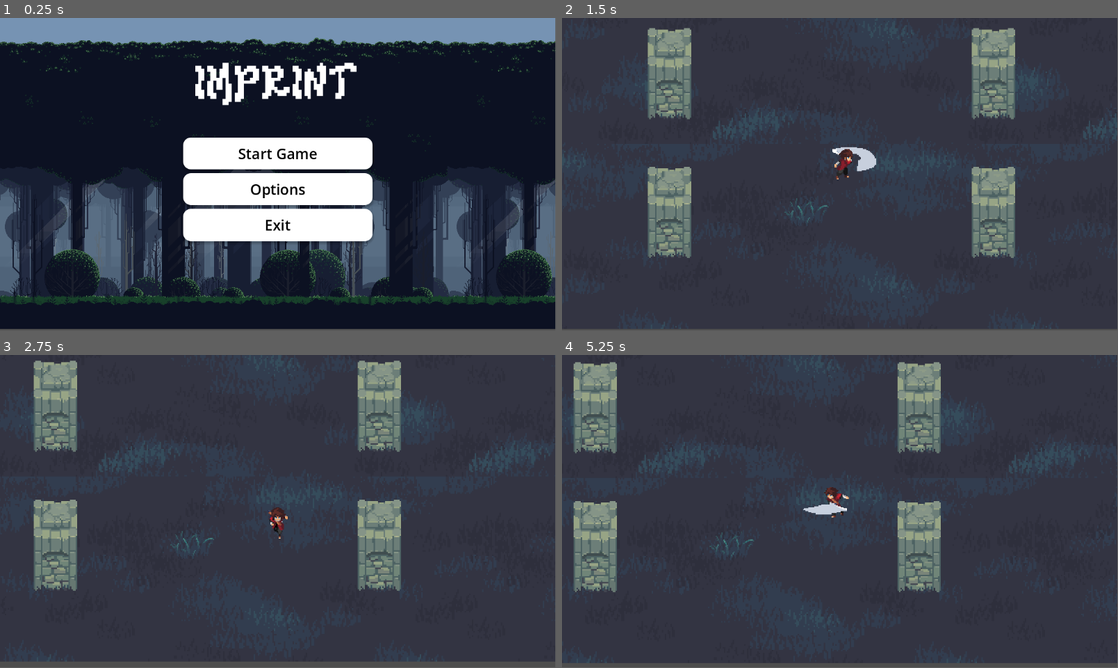
Above: before the commit, frames 1-4 (two rows, left to right).
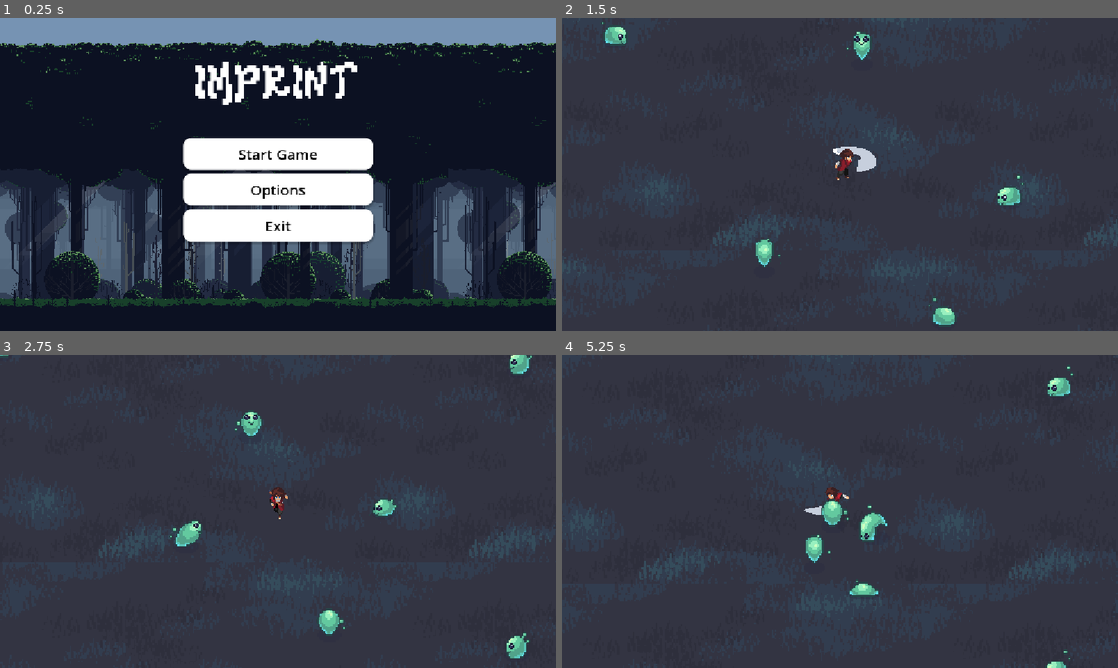
Above: after the commit, the same moments.

Repository: Firdii/GameJam
Game: Godot game, scene res://Game/Scene/main_menu.tscn
The game is run twice, just before and just after one commit, with the same random seed, the same clock (stepped at 60 frames per second) and the same inputs.
Inputs (mouse positions are in pixels of both pictures, inside the frame that each line leads up to):
- Up to frame 1 (0.25 s): no input
- Up to frame 2 (1.5 s): click "Start Game" at 0.5 s; move the mouse to (962, 158) at 1.27 s; hold Right (Right) from 1.28 s (still down); click (962, 158) at 1.35 s
- Up to frame 3 (2.75 s): move the mouse to (166, 527) at 2.02 s; release Right (Right) at 2.03 s; hold Down (Down) from 2.03 s (still down); click (166, 527) at 2.1 s
- Up to frame 4 (5.25 s): move the mouse to (895, 442) at 2.77 s; release Down (Down) at 2.78 s; hold Right (Right) 2.78-3.53 s; click (895, 442) at 2.85 s; move the mouse to (812, 574) at 3.52 s; hold Up (Up) 3.53-4.28 s; click (812, 574) at 3.6 s; move the mouse to (1006, 558) at 4.27 s; hold Left (Left) from 4.28 s (still down); click (1006, 558) at 4.35 s; move the mouse to (673, 464) at 5.02 s; click (673, 464) at 5.1 s
In our replay, the window is 799x449 before the commit and 800x450 after it. These sizes can differ from the game's own. Grey fills any space a smaller window leaves; there, only what the larger window draws over its background counts as a difference.

The runs differ from the first frame. In frame 1, 9.3% of the frame differs, in the area x 0-100%, y 0-100%; in frame 2, 12%; in frame 3, 14%; in frame 4, 13%.

Commit message:
Main menu: change start scene & parallax
Change the main menu start button to load Region3 (was Region1). Update the ParallaxBackground resource metadata and nudge all ParallaxLayer positions slightly (y from -156 to -153) to adjust visual alignment. Also enable canvas_items stretch with expanded aspect in project settings (project.godot) to improve window scaling.

Diff:
--- a/Game/Scene/main_menu.gd
+++ b/Game/Scene/main_menu.gd
@@ -11,7 +11,7 @@
 
 
 func _on_start_pressed() -> void:
-	get_tree().change_scene_to_file("res://Game/Region1.tscn")
+	get_tree().change_scene_to_file("res://Game/Region3.tscn")
 
 
 func _on_option_pressed() -> void:
--- a/Game/Scene/main_menu.tscn
+++ b/Game/Scene/main_menu.tscn
@@ -62,7 +62,7 @@
 script = ExtResource("3_xox3y")
 
 [node name="ParallaxLayer" type="ParallaxLayer" parent="ParallaxBackground" unique_id=362415606]
-position = Vector2(-3, -156)
+position = Vector2(-3, -153)
 motion_scale = Vector2(0.05, 0.05)
 motion_mirroring = Vector2(937.28, 0)
 
@@ -75,7 +75,7 @@
 centered = false
 
 [node name="ParallaxLayer2" type="ParallaxLayer" parent="ParallaxBackground" unique_id=1756778074]
-position = Vector2(-3, -156)
+position = Vector2(-3, -153)
 motion_scale = Vector2(0.1, 0.1)
 motion_mirroring = Vector2(937.28, 0)
 
@@ -87,7 +87,7 @@
 centered = false
 
 [node name="ParallaxLayer3" type="ParallaxLayer" parent="ParallaxBackground" unique_id=1384467438]
-position = Vector2(-3, -156)
+position = Vector2(-3, -153)
 motion_scale = Vector2(0.15, 0.15)
 motion_mirroring = Vector2(937.28, 0)
 
@@ -99,7 +99,7 @@
 centered = false
 
 [node name="ParallaxLayer4" type="ParallaxLayer" parent="ParallaxBackground" unique_id=881766354]
-position = Vector2(-3, -156)
+position = Vector2(-3, -153)
 motion_scale = Vector2(0.2, 0.2)
 motion_mirroring = Vector2(937.28, 0)
 
@@ -111,7 +111,7 @@
 centered = false
 
 [node name="ParallaxLayer5" type="ParallaxLayer" parent="ParallaxBackground" unique_id=479129082]
-position = Vector2(-3, -156)
+position = Vector2(-3, -153)
 motion_scale = Vector2(0.3, 0.3)
 motion_mirroring = Vector2(937.28, 0)
 
@@ -123,7 +123,7 @@
 centered = false
 
 [node name="ParallaxLayer6" type="ParallaxLayer" parent="ParallaxBackground" unique_id=1608967961]
-position = Vector2(-3, -156)
+position = Vector2(-3, -153)
 motion_scale = Vector2(0.4, 0.4)
 motion_mirroring = Vector2(937.28, 0)
 
@@ -135,7 +135,7 @@
 centered = false
 
 [node name="ParallaxLayer7" type="ParallaxLayer" parent="ParallaxBackground" unique_id=779936377]
-position = Vector2(-3, -156)
+position = Vector2(-3, -153)
 motion_scale = Vector2(0.5, 0.5)
 motion_mirroring = Vector2(937.28, 0)
 
@@ -147,7 +147,7 @@
 centered = false
 
 [node name="ParallaxLayer8" type="ParallaxLayer" parent="ParallaxBackground" unique_id=1554054214]
-position = Vector2(-3, -156)
+position = Vector2(-3, -153)
 motion_scale = Vector2(0.65, 0.65)
 motion_mirroring = Vector2(937.28, 0)
 
@@ -159,7 +159,7 @@
 centered = false
 
 [node name="ParallaxLayer9" type="ParallaxLayer" parent="ParallaxBackground" unique_id=1291149930]
-position = Vector2(-3, -156)
+position = Vector2(-3, -153)
 motion_scale = Vector2(0.8, 0.8)
 motion_mirroring = Vector2(937.28, 0)
 
@@ -171,7 +171,7 @@
 centered = false
 
 [node name="ParallaxLayer10" type="ParallaxLayer" parent="ParallaxBackground" unique_id=265620351]
-position = Vector2(-3, -156)
+position = Vector2(-3, -153)
 motion_scale = Vector2(0.9, 0.9)
 motion_mirroring = Vector2(937.28, 0)
 
@@ -183,7 +183,7 @@
 centered = false
 
 [node name="ParallaxLayer11" type="ParallaxLayer" parent="ParallaxBackground" unique_id=204142620]
-position = Vector2(-3, -156)
+position = Vector2(-3, -153)
 motion_scale = Vector2(0.95, 0.95)
 motion_mirroring = Vector2(937.28, 0)
 
@@ -195,7 +195,7 @@
 centered = false
 
 [node name="ParallaxLayer12" type="ParallaxLayer" parent="ParallaxBackground" unique_id=744107787]
-position = Vector2(-3, -156)
+position = Vector2(-3, -153)
 motion_mirroring = Vector2(937.28, 0)
 
 [node name="Sprite2D" type="Sprite2D" parent="ParallaxBackground/ParallaxLayer12" unique_id=2015552198]
--- a/project.godot
+++ b/project.godot
@@ -26,6 +26,11 @@
 [autoload]
 
 Music="*uid://ba0ta1uujqppn"
+
+[display]
+
+window/stretch/mode="canvas_items"
+window/stretch/aspect="expand"
 
 [input]
 
Not shown: 1 places in Game/Scene/main_menu.tscn that only renumber resources
